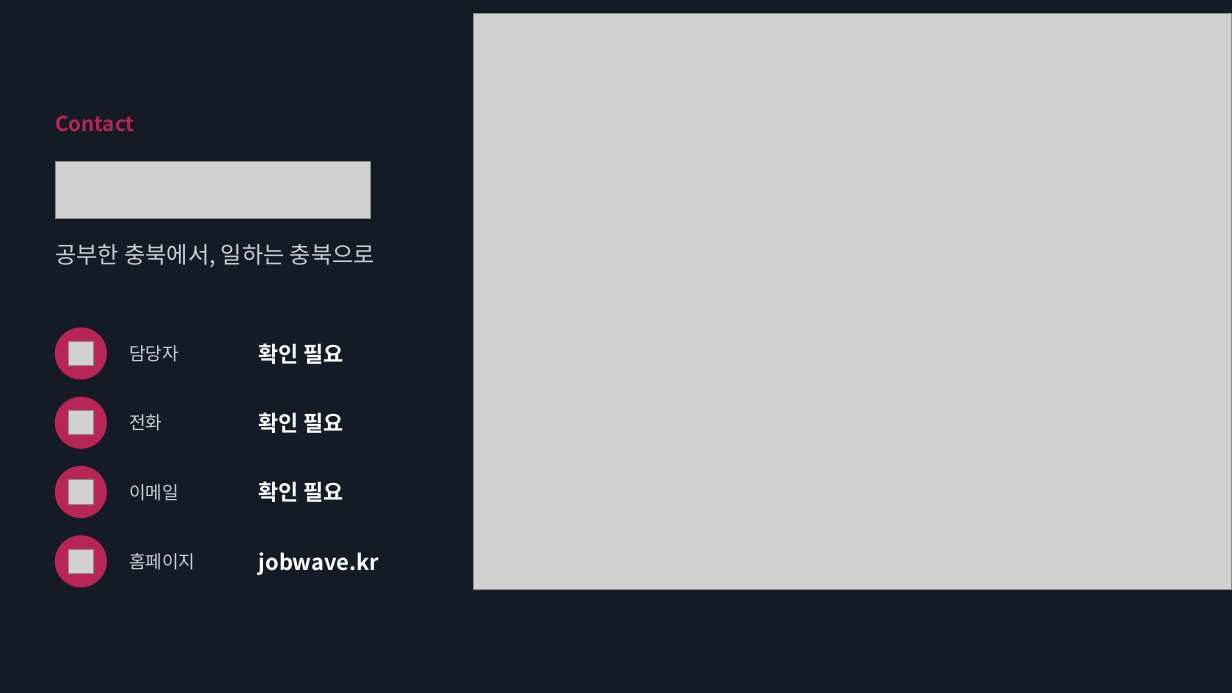
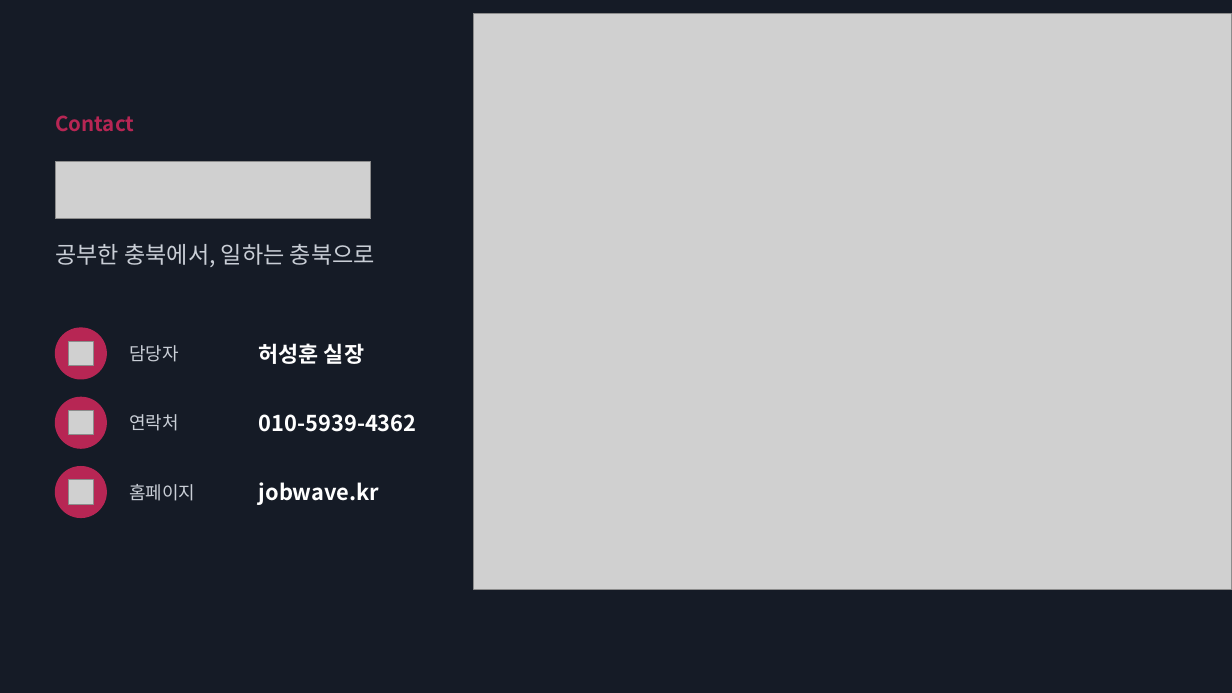
Before and after one commit to job-wave/Codex, a slide deck: slide 40 of output/jobwave-cbnu-proposal/JobWave_proposal_visual.pptx. Drawn at 1232x693 pixels with LibreOffice and Linux fonts; fonts in the diff are those of the drawing; grey boxes stand for pictures. Boxes give left, top, right and bottom in pixels: in the first picture for what was removed or moved away, otherwise in the second. Text is boxed around its words. In the diff, an @@ line names an element or a change of style, - is before the commit and + after.

```diff
--- a/output/jobwave-cbnu-proposal/JobWave_proposal_visual.pptx
+++ b/output/jobwave-cbnu-proposal/JobWave_proposal_visual.pptx
@@ text at box(259, 343, 364, 364): text changed @@
-확인 필요
+허성훈 실장
@@ text at box(129, 414, 179, 431): text changed @@
-전화
+연락처
@@ text at box(259, 414, 417, 432): text changed @@
-확인 필요
+010-5939-4362
@@ text "홈페이지": place and size @@
-text "홈페이지" at box(129, 553, 195, 570)
+text "홈페이지" at box(129, 484, 195, 501)
@@ text "jobwave.kr": place and size @@
-text "jobwave.kr" at box(259, 552, 380, 575)
+text "jobwave.kr" at box(259, 482, 380, 505)
@@ text removed at box(129, 484, 179, 501) @@
-이메일
@@ text removed at box(259, 481, 344, 502) @@
-확인 필요
@@ ellipse removed at box(55, 536, 106, 587) @@
@@ picture removed at box(68, 549, 92, 573) @@
```
Also in this commit, not shown: 1 other slide changed, 3 other files.
